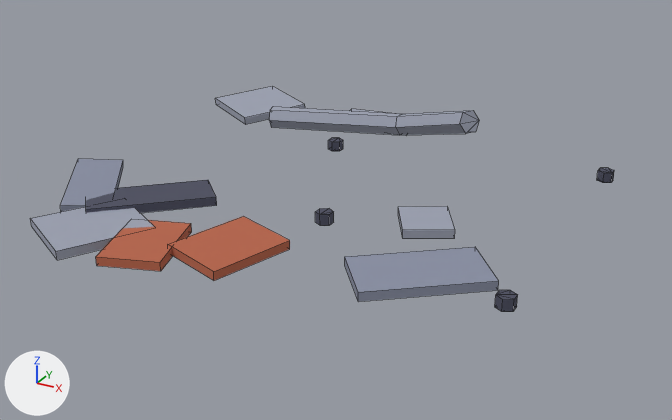
A saved change to the FBX model Assets/_Project/Art/Environment/LabKit/Meshes/Debris_Scrap.fbx.
Camera for both pictures: a 50 mm camera at (1.81, -3.59, 1.67) aimed at (-0.11, -0.09, -0.07). Lighting does not change. The marker at lower left points along +X, +Y and +Z. The first picture is the older version. Mesh edges are drawn as thin lines.

Objects in the first picture: 'Debris_Scrap'.
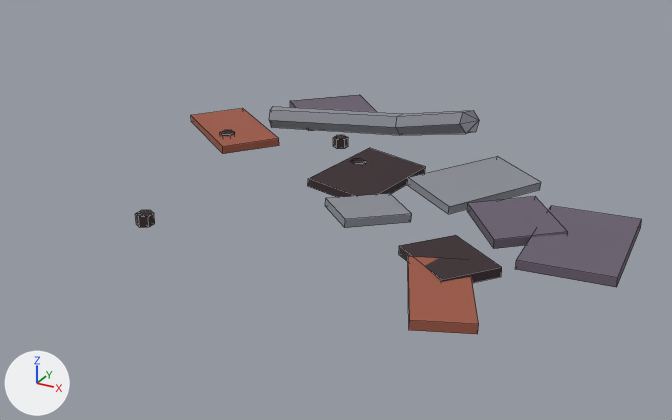
What differs and where, as boxes (x1, y1, x2, y2) in the pictures (672 x 420 px; the box of a moved part takes in the faces that stretch with it):
'Debris_Scrap', recoloured, reshaped (13% narrower)
    before: (30, 86, 614, 312)
    after: (135, 95, 642, 334)
part 1 of me_debris_scrap, moved or reshaped
    before: (345, 247, 499, 302)
    after: (407, 156, 541, 214)
part 2 of me_debris_scrap, moved or reshaped
    before: (96, 220, 192, 271)
    after: (399, 235, 502, 283)
part 3 of me_debris_scrap, moved or reshaped
    before: (86, 180, 217, 213)
    after: (408, 256, 479, 334)
part 4 of me_debris_scrap, moved or reshaped
    before: (30, 207, 154, 260)
    after: (467, 196, 568, 249)
part 5 of me_debris_scrap, moved or reshaped
    before: (215, 86, 305, 125)
    after: (290, 95, 376, 131)
part 6 of me_debris_scrap, added
    after: (353, 159, 366, 164)
part 7 of me_debris_scrap, added
    after: (333, 135, 348, 149)
part 8 of me_debris_scrap, added
    after: (135, 210, 155, 228)
part 9 of me_debris_scrap, added
    after: (220, 130, 235, 136)
part 10 of me_debris_scrap, deleted
    before: (60, 109, 614, 312)
part 11 of me_debris_scrap, added
    after: (191, 108, 642, 287)

Patch to the scene script:
```diff
--- a/Assets/_Project/Art/Environment/LabKit/Meshes/Debris_Scrap.fbx.py
+++ b/Assets/_Project/Art/Environment/LabKit/Meshes/Debris_Scrap.fbx.py
@@ mat_lab_metal @@
 mat_lab_metal = principled_material('Lab_Metal')
-mat_lab_metal.base_color = (0.337, 0.361, 0.445)  # grey #9da2b2
+mat_lab_metal.base_color = (0.266, 0.275, 0.309)  # grey #8d8f97
 mat_lab_metal.roughness = 1.0
@@ mat_lab_rust @@
 mat_lab_rust = principled_material('Lab_Rust')
-mat_lab_rust.base_color = (0.479, 0.13, 0.0685)  # orange #b8654a
+mat_lab_rust.base_color = (0.342, 0.102, 0.0648)  # brown #9e5a48
 mat_lab_rust.roughness = 1.0
@@ mat_lab_wall @@
 mat_lab_wall = principled_material('Lab_Wall')
-mat_lab_wall.base_color = (0.258, 0.283, 0.376)  # grey #8b91a5
+mat_lab_wall.base_color = (0.144, 0.117, 0.162)  # grey #6a6070
 mat_lab_wall.roughness = 1.0
@@ mat_lab_metaldark @@
 mat_lab_metaldark = principled_material('Lab_MetalDark')
-mat_lab_metaldark.base_color = (0.0723, 0.0762, 0.117)  # greyish blue #4c4e60
+mat_lab_metaldark.base_color = (0.0423, 0.0252, 0.0296)  # dark grey #3a2c30
 mat_lab_metaldark.roughness = 1.0
@@ me_debris_scrap @@
-me_debris_scrap.from_pydata(...)  # 138 vertices, 130 faces; spans x -1.45..0.97, y -1.21..1.15, z -0.02..0.3
+me_debris_scrap.from_pydata(...)  # 138 vertices, 130 faces; spans x -1.36..1.25, y -1.03..1.25, z -0.02..0.3
+# me_debris_scrap part 1: the loose piece of 8 vertices spanning x 0.26..0.86, y -0.94..-0.38, z 0.0..0.04 is multiplied about its middle by the matrix ((0.958, -0.395, 0.092), (0.4, 0.959, -0.052), (-0.065, 0.084, 1.035)), then moved by (-0.15, 0.96, 0.0), in mat_lab_metal (grey #8d8f97)
+# me_debris_scrap part 2: the loose piece of 8 vertices spanning x -0.71..-0.34, y -1.18..-0.74, z 0.0..0.04 is multiplied about its middle by the matrix ((0.804, -0.526, -0.033), (0.526, 0.804, 0.026), (0.013, -0.039, 0.96)), then moved by (1.14, 0.45, 0.0), in mat_lab_metaldark (dark grey #3a2c30)
+# me_debris_scrap part 3: the loose piece of 8 vertices spanning x -1.12..-0.51, y -0.87..-0.27, z -0.02..0.05 is multiplied about its middle by the matrix ((0.256, -0.807, 0.104), (0.81, 0.263, 0.049), (-0.079, 0.084, 0.845)), then moved by (1.51, -0.19, 0.0), in mat_lab_rust (brown #9e5a48)
+# me_debris_scrap part 4: the loose piece of 8 vertices spanning x -1.09..-0.56, y -1.21..-0.67, z 0.0..0.04 is multiplied about its middle by the matrix ((0.344, -0.818, -0.032), (0.818, 0.345, -0.025), (0.036, -0.02, 0.887)), then moved by (1.55, 0.92, 0.0), in mat_lab_wall (grey #6a6070)
+# me_debris_scrap part 5: the loose piece of 8 vertices spanning x -1.45..-0.87, y 0.59..1.15, z -0.01..0.05 is multiplied about its middle by the matrix ((-0.213, 0.984, 0.076), (-0.986, -0.207, -0.073), (-0.056, -0.09, 1.004)), then moved by (0.46, 0.09, 0.0), in mat_lab_wall (grey #6a6070)
+# me_debris_scrap part 6: a new loose piece, a 6-sided cylinder along z spanning x -0.206..-0.136, y 0.195..0.275, z 0.0..0.05, in mat_lab_metaldark (dark grey #3a2c30)
+# me_debris_scrap part 7: a new loose piece, a 6-sided cylinder along z spanning x -0.447..-0.378, y 0.463..0.543, z 0.0..0.05, in mat_lab_metaldark (dark grey #3a2c30)
+# me_debris_scrap part 8: a new loose piece, a 6-sided cylinder along z spanning x -0.712..-0.642, y -0.813..-0.733, z 0.0..0.05, in mat_lab_metaldark (dark grey #3a2c30)
+# me_debris_scrap part 9: a new loose piece, a 6-sided cylinder along z spanning x -1.018..-0.948, y 0.243..0.323, z 0.0..0.05, in mat_lab_metaldark (dark grey #3a2c30)
+# me_debris_scrap part 10: 8 loose pieces with 80 vertices, spanning x -1.41..0.97, y -1.05..1.06, z -0.01..0.05, are deleted
+# me_debris_scrap part 11
+# 20 vertices are added at x -1.36..1.25, y -0.41..0.71, z -0.01..0.05
+# 12 new vertices lie (0.0, 0.0, 0.04) away from vertices in x -1.36..1.21, y -0.41..0.71, z -0.01..0.01
+# 6 new faces join them, mat_lab_rust (brown #9e5a48)
+# 6 new faces join them, mat_lab_metaldark (dark grey #3a2c30)
+# 6 new faces join them, mat_lab_metal (grey #8d8f97)
+# 6 new faces join them, mat_lab_wall (grey #6a6070)
 me_debris_scrap.materials.append(mat_lab_metal)
```
